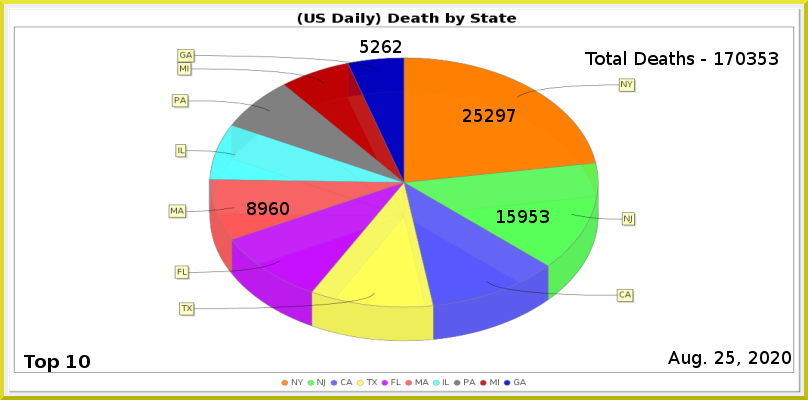
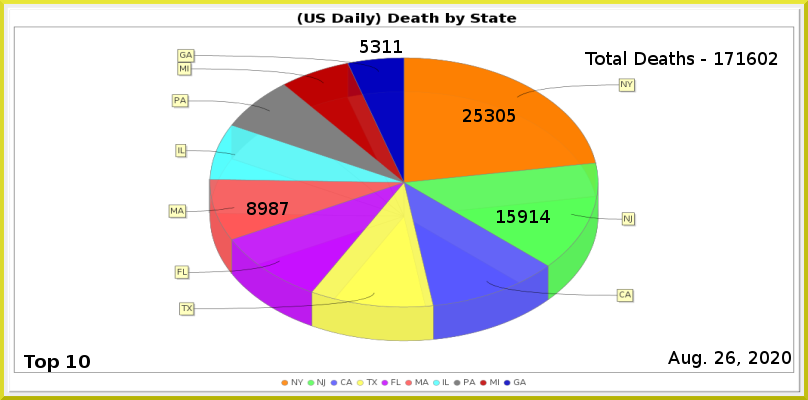
Layers edited between the first and the second 808px x 400px image:
painted on "Least" over [371, 40, 402, 53]
painted on "MA" over [269, 202, 289, 215]
painted on "NJ" over [529, 210, 550, 223]
painted on "NY" over [485, 109, 515, 122]
renamed "Total Deaths - 170353" to "Total Deaths - 171602", painted on it over [736, 52, 778, 65]
painted on "Current Date" over [726, 351, 735, 364]
